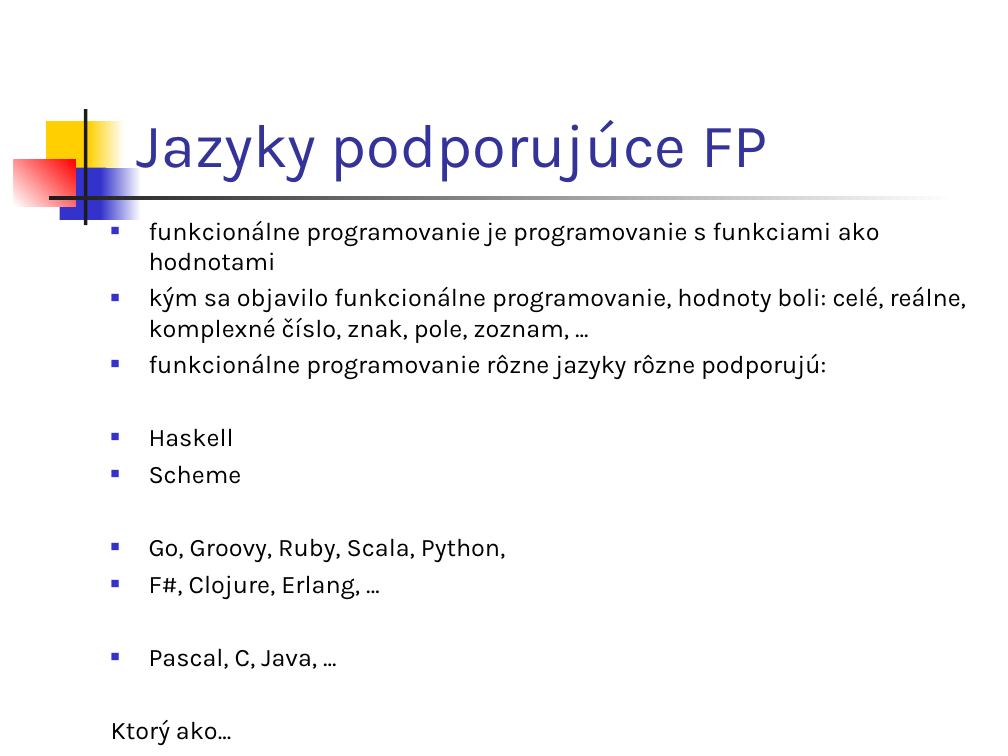
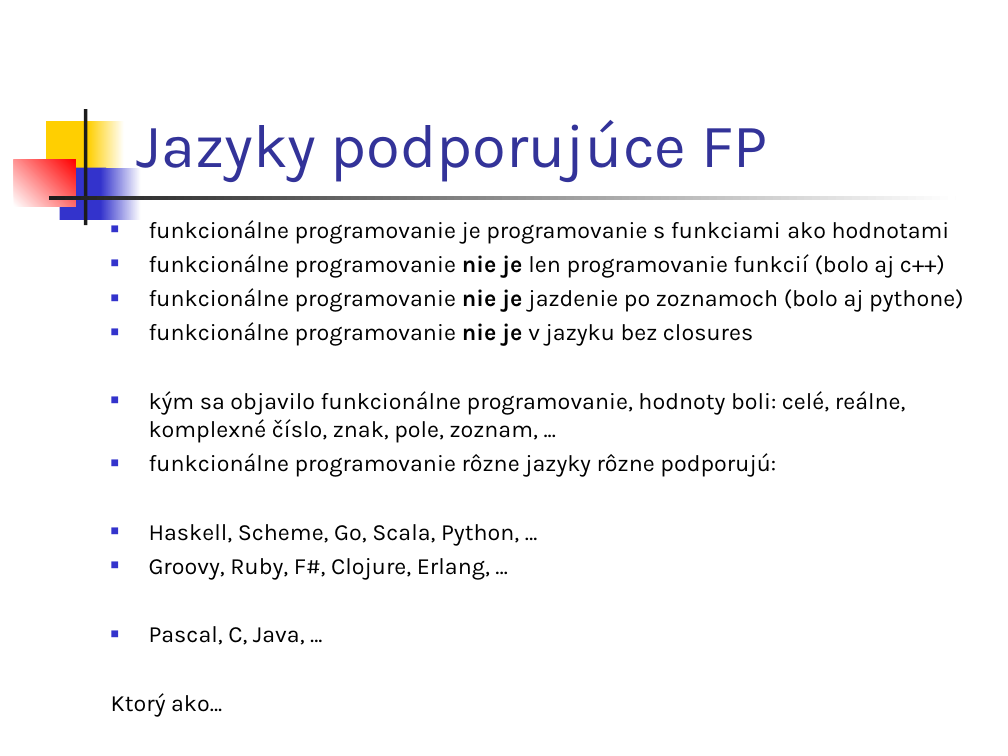
Before and after one commit to Funkcionalne/Prednasky, a slide deck: slide 7 of 01/01_fpro.ppt. Drawn at 1008x756 pixels with LibreOffice and Linux fonts; fonts in the diff are those of the drawing. Boxes give left, top, right and bottom in pixels: in the first picture for what was removed or moved away, otherwise in the second. Text is boxed around its words. In the diff, an @@ line names an element or a change of style, - is before the commit and + after.

```diff
--- a/01/01_fpro.ppt
+++ b/01/01_fpro.ppt
@@ text at [111,220,950,716]: size 18 to 16.6 pt in "funkcionálne programovanie je programovanie s funkciami ako ...", "kým sa objavilo funkcionálne programovanie, hodnoty boli: ...", "funkcionálne programovanie rôzne jazyky rôzne podporujú:", "Pascal, C, Java, ..." and 1 more places @@
@@ text at [149,254,963,346]: paragraphs added @@
+■ funkcionálne programovanie nie je len programovanie funkcií (bolo aj c++)
+■ funkcionálne programovanie nie je jazdenie po zoznamoch (bolo aj pythone)
+■ funkcionálne programovanie nie je v jazyku bez closures
@@ text at [149,524,519,579]: text changed; size 18 to 16.6 pt @@
-■ Haskell
-■ Scheme
-■ Go, Groovy, Ruby, Scala, Python,
-■ F#, Clojure, Erlang, …
+■ Haskell, Scheme, Go, Scala, Python, …
+■ Groovy, Ruby, F#, Clojure, Erlang, …
```
Also in this commit, not shown: 13 other slides changed, 1 slide added, 2 other files.
